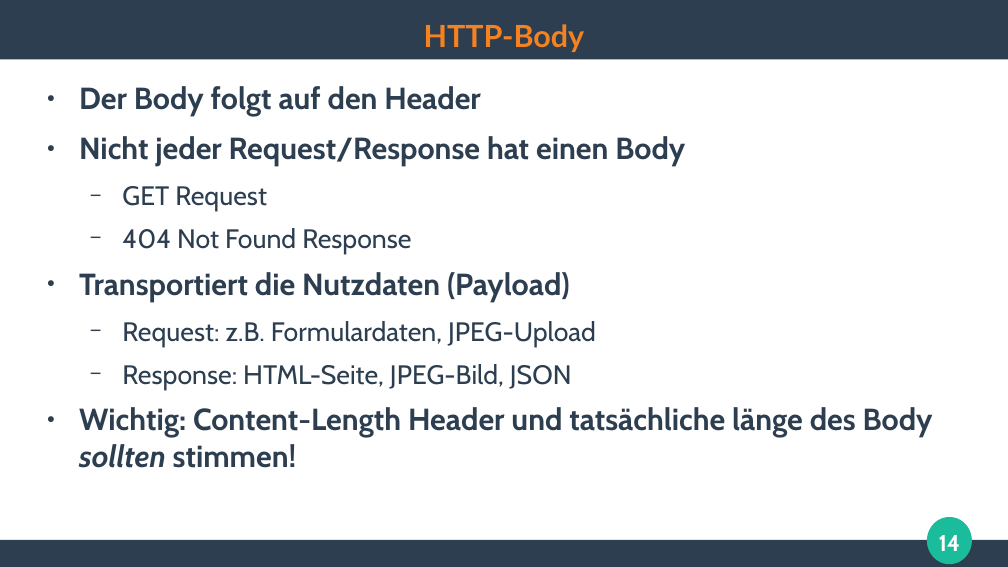
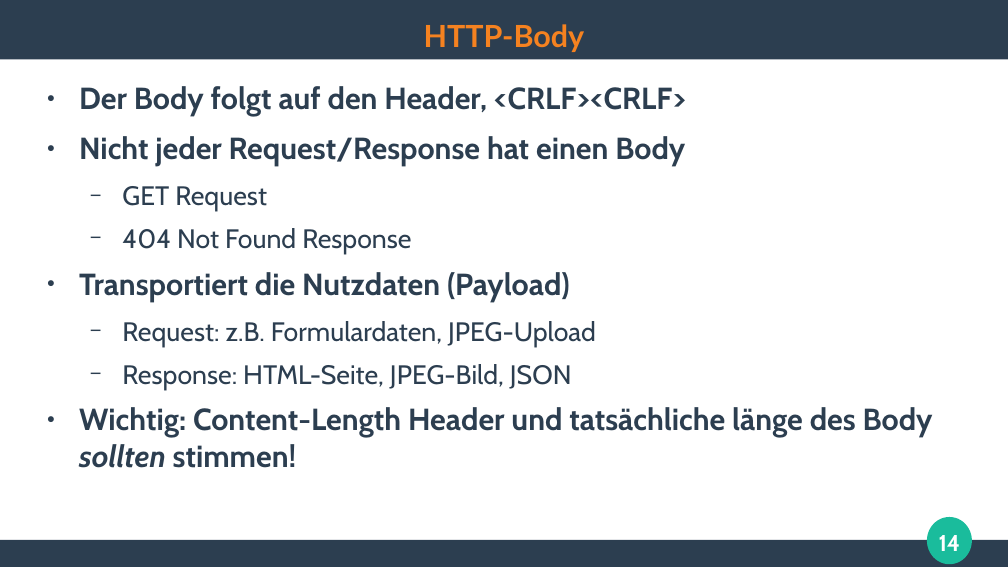
Before and after one commit to ghandmann/HS-AlbSig-WebAnwendungen2, a slide deck: slide 14 of Kapitel/02_HTTP.odp. Drawn at 1008x567 pixels with LibreOffice and Linux fonts; fonts in the diff are those of the drawing. Boxes give left, top, right and bottom in pixels: in the first picture for what was removed or moved away, otherwise in the second. Text is boxed around its words. In the diff, an @@ line names an element or a change of style, - is before the commit and + after.

```diff
--- a/Kapitel/02_HTTP.odp
+++ b/Kapitel/02_HTTP.odp
@@ text at (x1=79, y1=86, x2=686, y2=116): text changed @@
-● Der Body folgt auf den Header
+● Der Body folgt auf den Header, <CRLF><CRLF>
```
Also in this commit, not shown: 1 other slide changed.
